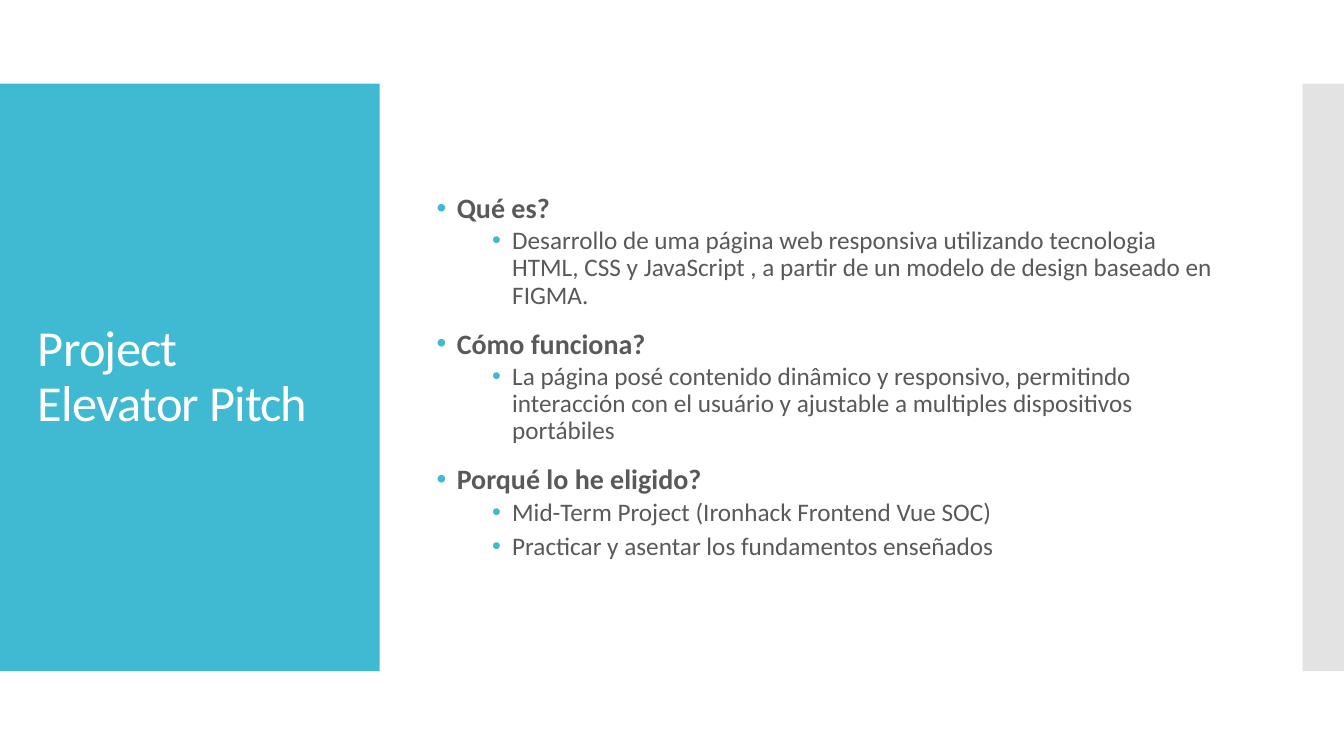
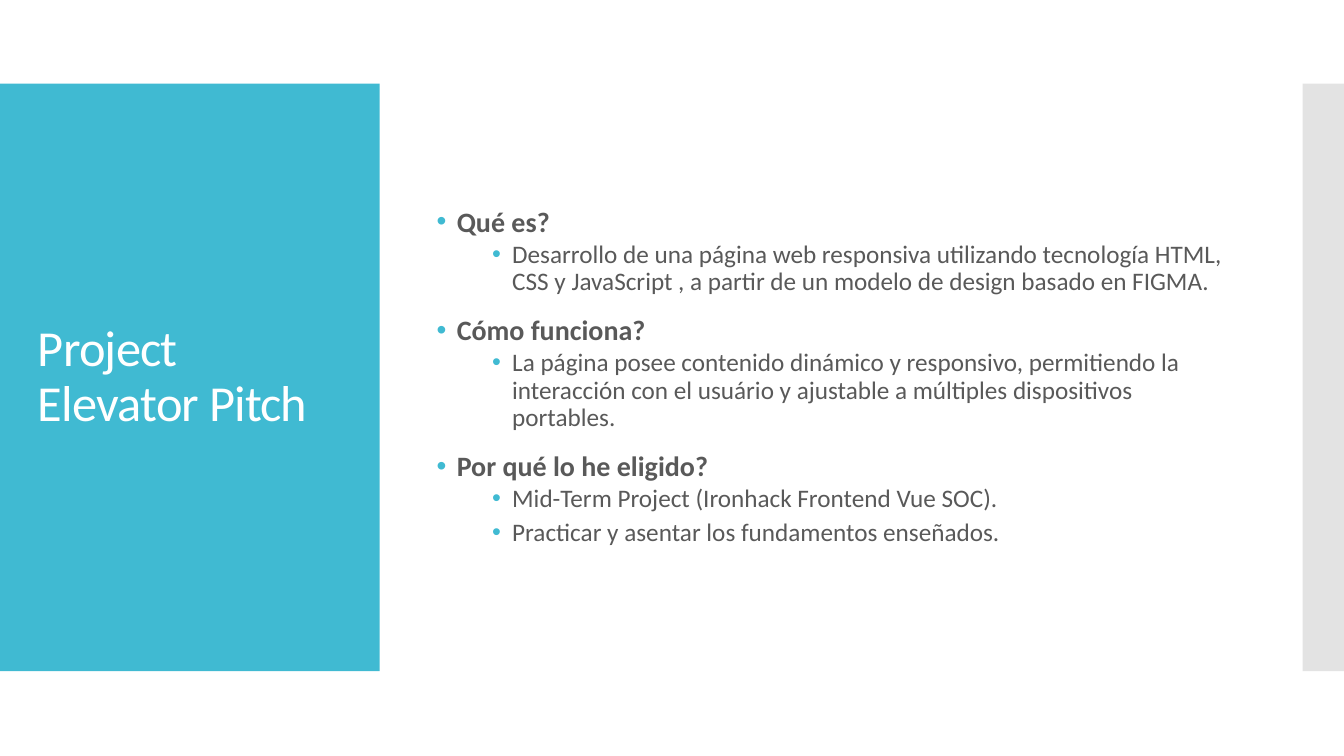
Before and after one commit to lltotti/Mid-term_Project-, a slide deck: slide 3 of Presentacion.pptx. Drawn at 1344x756 pixels with LibreOffice and Linux fonts; fonts in the diff are those of the drawing. Boxes give left, top, right and bottom in pixels: in the first picture for what was removed or moved away, otherwise in the second. Text is boxed around its words. In the diff, an @@ line names an element or a change of style, - is before the commit and + after.

Commit message:
V.5.0 pre-presentacion

```diff
--- a/Presentacion.pptx
+++ b/Presentacion.pptx
@@ text at <box>512,245,1222,295</box>: text changed @@
-  • Desarrollo de uma página web responsiva utilizando tecnologia HTML, CSS y JavaScript , a partir de un modelo de design baseado en FIGMA.
+  • Desarrollo de una página web responsiva utilizando tecnología HTML, CSS y JavaScript , a partir de un modelo de design basado en FIGMA.
@@ text at <box>457,353,1179,545</box>: text changed @@
-  • La página posé contenido dinâmico y responsivo, permitindo interacción con el usuário y ajustable a multiples dispositivos portábiles
-• Porqué lo he eligido?
-  • Mid-Term Project (Ironhack Frontend Vue SOC)
-  • Practicar y asentar los fundamentos enseñados
+  • La página posee contenido dinámico y responsivo, permitiendo la interacción con el usuário y ajustable a múltiples dispositivos portables.
+• Por qué lo he eligido?
+  • Mid-Term Project (Ironhack Frontend Vue SOC).
+  • Practicar y asentar los fundamentos enseñados.
```
Also in this commit, not shown: 4 other slides changed, 1 other file.
